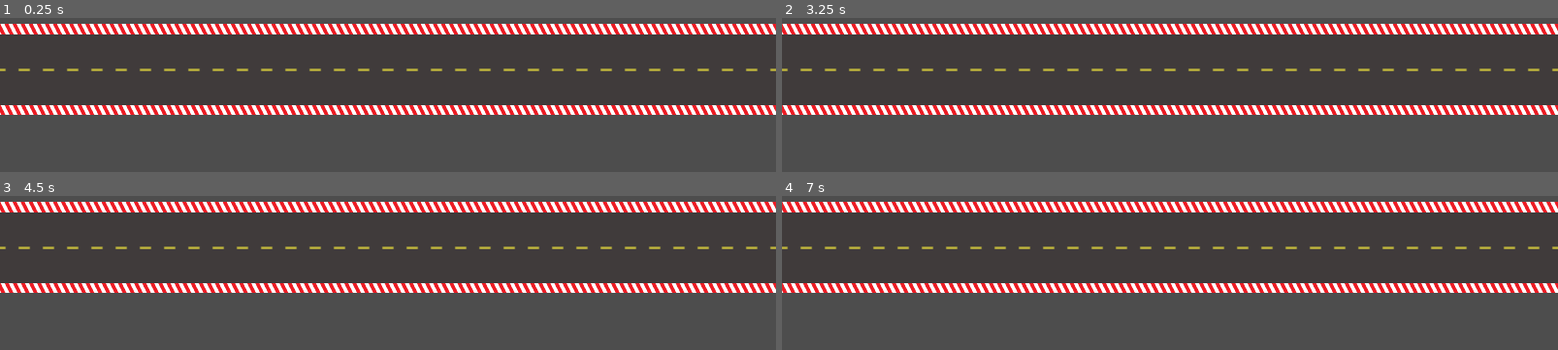
Above: before the commit, frames 1-4 (two rows, left to right).
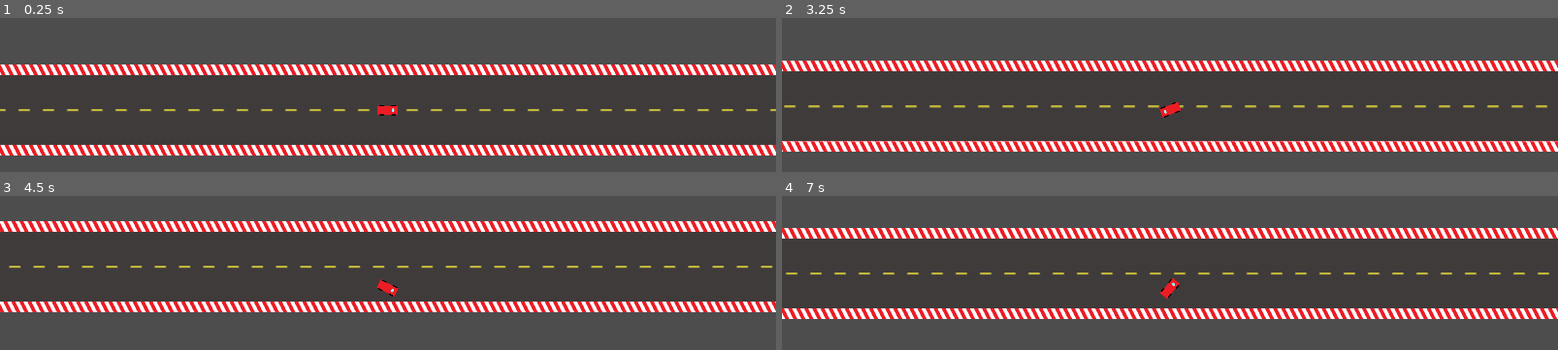
Above: after the commit, the same moments.

Repository: PixelWolf8976/BAISD-AT-at-game
Game: Godot game, scene res://Scenes/base_test_scene.tscn
The game is run twice, just before and just after one commit, with the same random seed, the same clock (stepped at 60 frames per second) and the same inputs.
Inputs:
- Up to frame 1 (0.25 s): no input
- Up to frame 2 (3.25 s): tap Enter at 0.5, 2.75 s; hold Right (turn_right) 0.53-1.28 s; hold Left (turn_left) 1.28-2.03 s; tap Space at 2 s; hold Right (turn_right) 2.03-2.78 s; hold Up (drive_forward) from 2.78 s (still down)
- Up to frame 3 (4.5 s): release Up (drive_forward) at 3.53 s; hold Left (turn_left) from 3.53 s (still down)
- Up to frame 4 (7 s): tap Space at 5 s; release Left (turn_left) at 5.78 s; hold Right (turn_right) 5.78-6.53 s; tap Enter at 6.5 s; hold Up (drive_forward) from 6.53 s (still down)

The runs differ from the first frame. In frame 1, 27% of the frame differs, in the area x 0-100%, y 3-90%; in frame 2, 27%; in frame 3, 29%, in the area x 0-100%, y 3-76%; in frame 4, 29%.
Error before the commit: Invalid access to property or key 'position' on a base object of type 'null instance'. (res://Resources/CameraScript.gd:12)

Commit message:
Update base_test_scene.tscn

Diff:
--- a/Scenes/base_test_scene.tscn
+++ b/Scenes/base_test_scene.tscn
@@ -1,5 +1,6 @@
-[gd_scene load_steps=5 format=3 uid="uid://c8kjijcmsnr0y"]
-
+[gd_scene load_steps=6 format=3 uid="uid://c8kjijcmsnr0y"]
+
+[ext_resource type="PackedScene" uid="uid://baajkcg4mw3jk" path="res://Scenes/Player1.tscn" id="1_g2chq"]
 [ext_resource type="Script" path="res://Resources/CameraScript.gd" id="3_5kjtc"]
 [ext_resource type="PackedScene" uid="uid://cycx54k60s5it" path="res://Things/Path.tscn" id="3_68vrh"]
 [ext_resource type="PackedScene" uid="uid://dm8f72kl05gg" path="res://Things/Corner.tscn" id="4_f7uof"]
@@ -7,9 +8,12 @@
 
 [node name="Base Test Scene" type="Node2D"]
 
+[node name="CharacterBody2D" parent="." instance=ExtResource("1_g2chq")]
+position = Vector2(0, -100)
+
 [node name="Camera2D" type="Camera2D" parent="." node_paths=PackedStringArray("target_node")]
 script = ExtResource("3_5kjtc")
-target_node = NodePath("")
+target_node = NodePath("../CharacterBody2D")
 
 [node name="Barriers" type="Node2D" parent="."]
 
@@ -661,6 +665,6 @@
 [node name="Barriers182" parent="Barriers" instance=ExtResource("3_68vrh")]
 position = Vector2(-1140, 0)
 
-[node name="Barriers2" parent="." instance=ExtResource("3_68vrh")]
+[node name="Barriers183" parent="Barriers" instance=ExtResource("3_68vrh")]
 position = Vector2(-1576, 183)
 rotation = 1.5708
